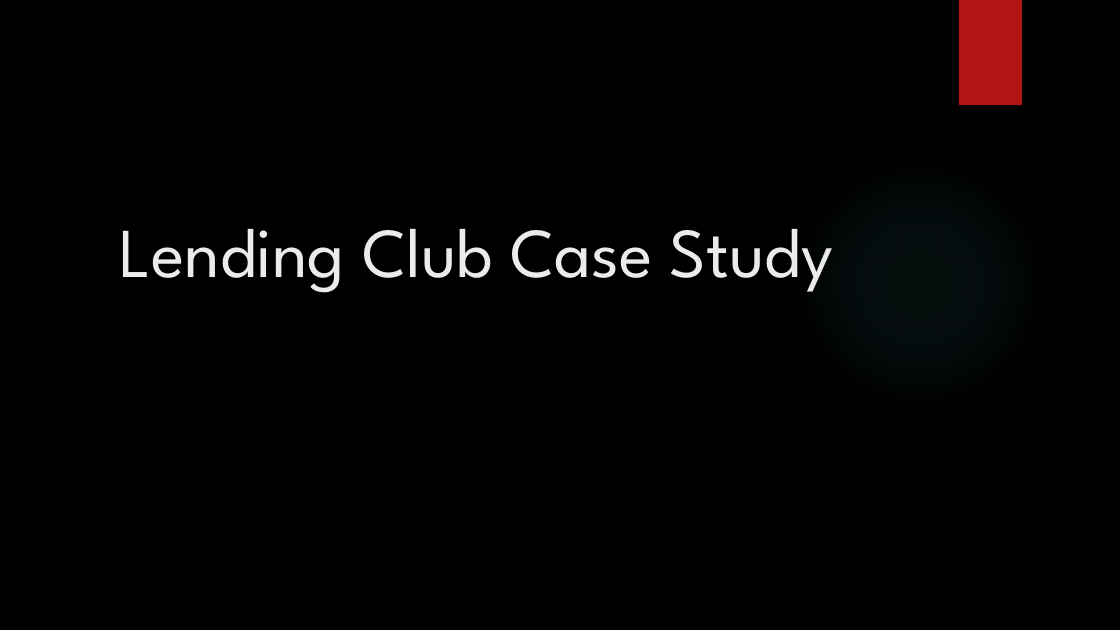
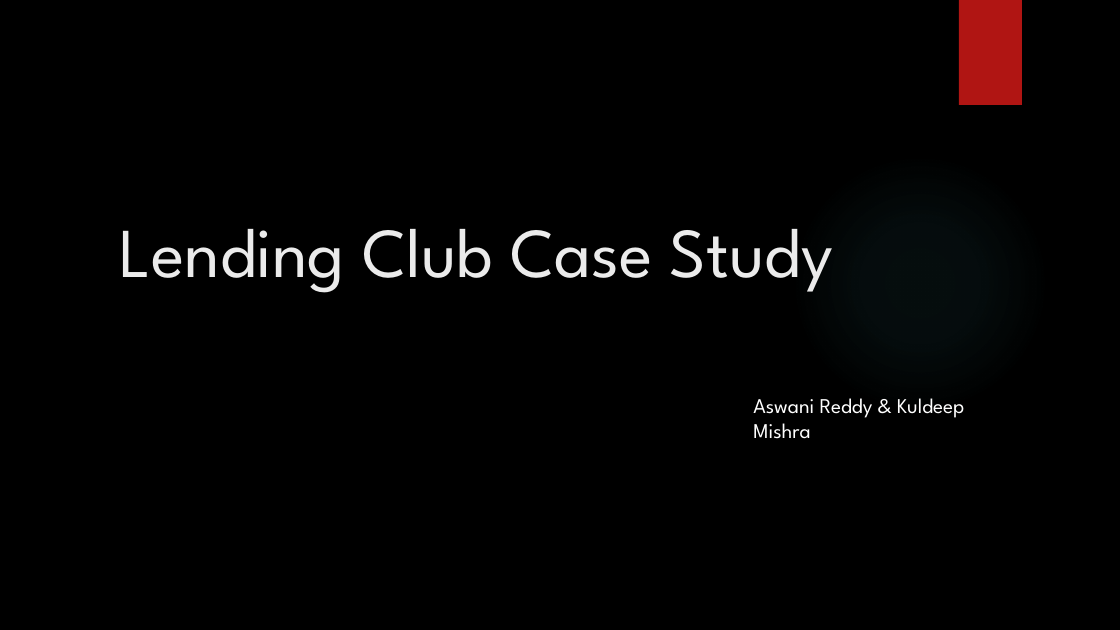
Before and after one commit to Aswani-ReddyKV/LendingClubCaseStudy, a slide deck: slide 1 of LendingCaseStudy.pptx. Drawn at 1120x630 pixels with LibreOffice and Linux fonts; fonts in the diff are those of the drawing; background and template pictures are left out. Boxes give left, top, right and bottom in pixels: in the first picture for what was removed or moved away, otherwise in the second. Text is boxed around its words. In the diff, an @@ line names an element or a change of style, - is before the commit and + after.

Commit message:
updated ppt and pdf files

```diff
--- a/LendingCaseStudy.pptx
+++ b/LendingCaseStudy.pptx
@@ text added at [753,398,965,439], 18 pt, text #FFFFFF @@
+Aswani Reddy & Kuldeep Mishra
```
Also in this commit, not shown: 1 other file.
